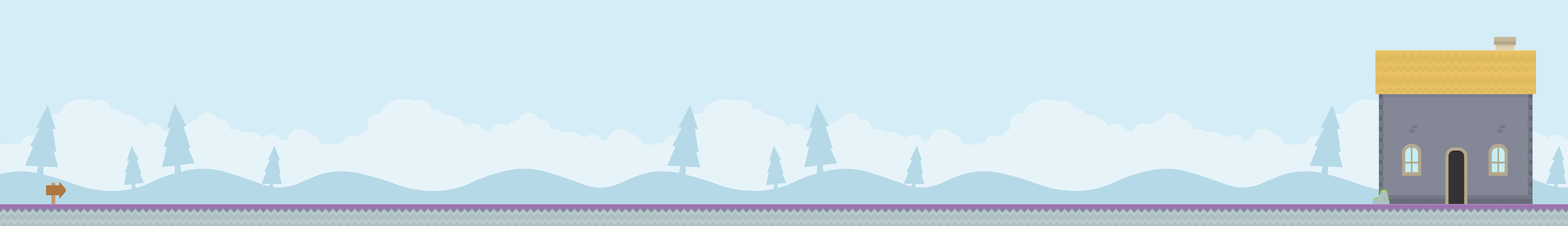
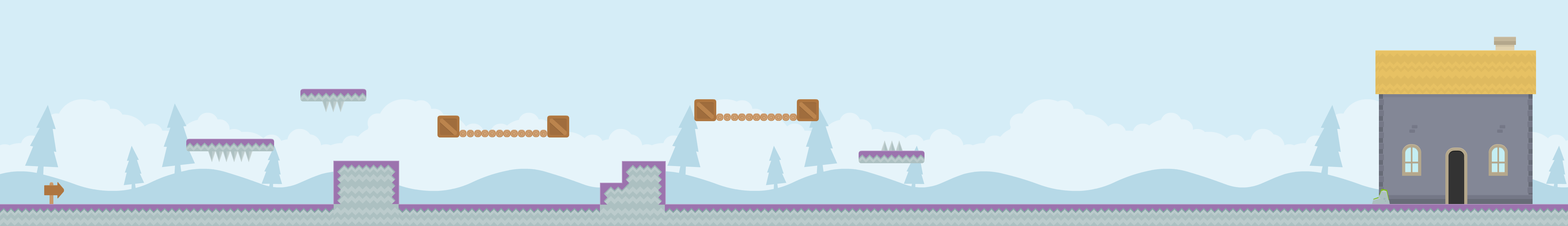
Before/after of a w=1568, h=226 layered artwork. What changed in the layer stack:
added group "Group 3 copy 2" with 4 layers above "Group 7 copy" over (858, 140, 925, 164)
added group "Group 7 copy" with 4 layers above "Group 7" over (694, 99, 819, 122)
added layer "Layer 96" (1st of 2, in "Group 7 copy") in group "Group 7 copy" over (694, 99, 717, 122)
added layer "Layer 97" (1st of 2, in "Group 7 copy") in group "Group 7 copy" over (796, 99, 819, 122)
added layer "Layer 95" (1st of 2, in "Group 7 copy") in group "Group 7 copy" over (731, 113, 797, 122)
added layer "Layer 94" (1st of 2, in "Group 7 copy") in group "Group 7 copy" over (716, 113, 783, 122)
added group "Group 7" with 4 layers above "Group 6" over (437, 115, 570, 138)
added layer "Layer 96" (2nd of 2, in "Group 7") in group "Group 7" over (437, 115, 460, 138)
added layer "Layer 97" (2nd of 2, in "Group 7") in group "Group 7" over (547, 115, 570, 138)
added layer "Layer 95" (2nd of 2, in "Group 7") in group "Group 7" over (488, 129, 555, 138)
added layer "Layer 94" (2nd of 2, in "Group 7") in group "Group 7" over (459, 129, 526, 138)
added group "Group 6" with 5 layers above "Group 5 copy" over (599, 160, 666, 205)
added layer "Layer 87 copy" in group "Group 6" over (643, 182, 666, 205)
added layer "Layer 84" (1st of 2, in "Group 6") in group "Group 6" over (643, 160, 666, 183)
added layer "Layer 93" in group "Group 6" over (621, 182, 644, 205)
added layer "Layer 82 copy" in group "Group 6" over (621, 160, 644, 183)
added group "Group 5 copy" with 3 layers above "Group 4" over (599, 203, 665, 226)
added group "Group 4" with 6 layers above "Group 5" over (333, 160, 400, 204)
added group "Group 5" with 3 layers above "Group 3 copy" over (333, 203, 399, 226)
added group "Group 3 copy" with 4 layers above "Group 3" over (300, 88, 367, 113)
added group "Group 3" with 6 layers above "Layer 78" over (186, 138, 275, 163)
…and 28 more changes (27 added, 1 moved_by)
